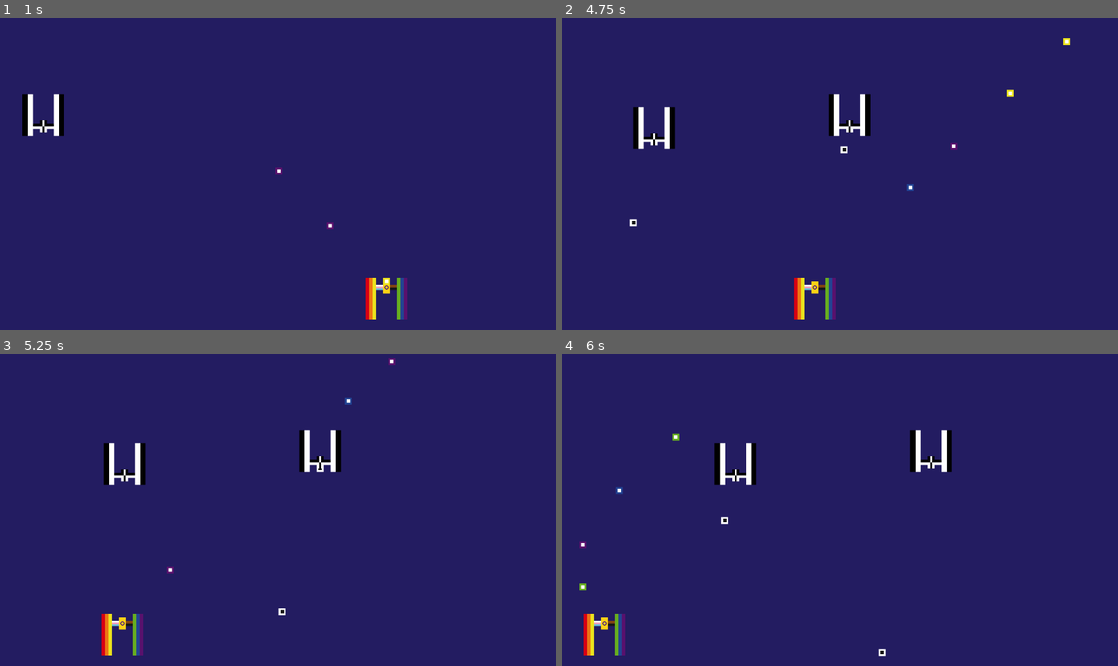
Above: before the commit, frames 1-4 (two rows, left to right).
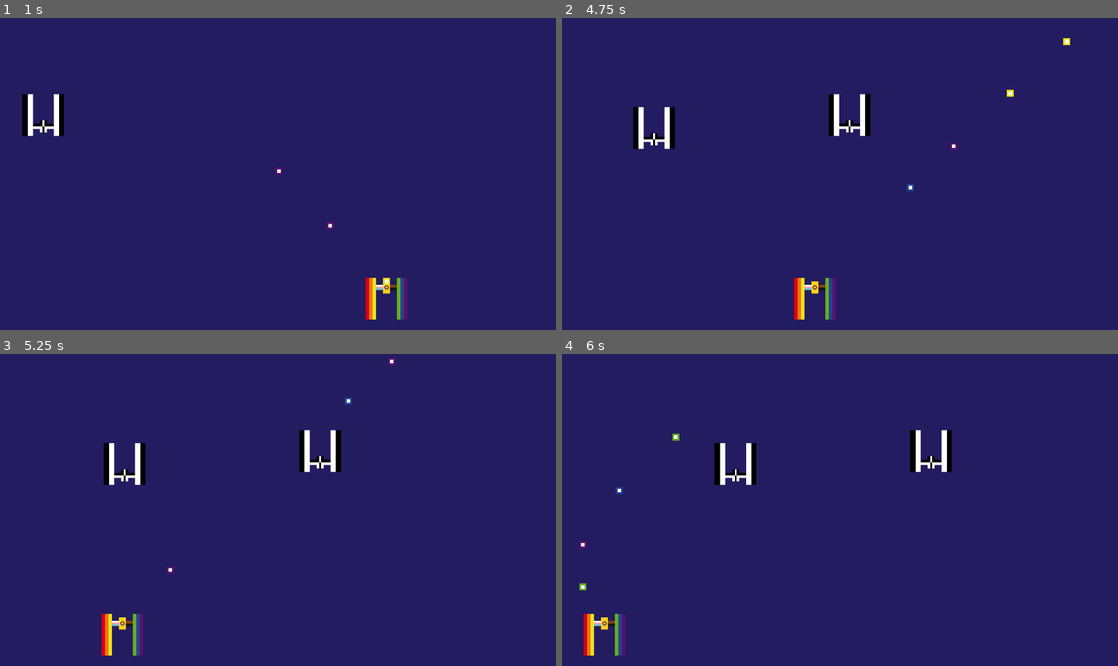
Above: after the commit, the same moments.

Repository: yndajas/qgjam-2023
Game: Godot game, scene res://main.tscn
Two runs of this game, one before a commit and one after it. Both use one fixed random seed, a clock stepped at 60 frames per second and the inputs below. The project has no main scene, so this scene is started directly.
Inputs:
- Up to frame 1 (1 s): hold Right (move_right) from 0.53 s (still down); hold Space (fire) from 0.53 s (still down)
- Up to frame 2 (4.75 s): release Right (move_right) at 1.28 s; release Space (fire) at 1.28 s; hold Left (move_left) 1.28-2.03 s; tap Space (fire) at 1.35, 2.85, 4.35 s; hold Space (fire) 2.03-2.78 s; hold Right (move_right) 2.03-3.53 s; hold Space (fire) 3.53-4.28 s; hold Left (move_left) from 3.53 s (still down)
- Up to frame 3 (5.25 s): keep holding Left (move_left); hold Space (fire) from 5.03 s (still down)
- Up to frame 4 (6 s): release Left (move_left) at 5.78 s; release Space (fire) at 5.78 s; hold Right (move_right) from 5.78 s (still down); tap Space (fire) at 5.85 s

Frame 1 is identical in both runs. In frame 2, less than 0.1% of the frame differs, in the area x 12-52%, y 40-67%; in frame 3, less than 0.1%; in frame 4, less than 0.1%.
Error after the commit: Invalid call to function 'init' in base 'RigidBody2D (bullet.gd)'. Expected 2 arguments. (res://scripts/enemy.gd:39)

Commit message:
Have character keep track of their fire sounds
The enemy will soon have their own fire sounds, so this moves
responsibility for tracking fire sounds to the character, which will
then tell the bullet which sound to use

Diff:
--- a/scenes/bullet.tscn
+++ b/scenes/bullet.tscn
@@ -1,10 +1,7 @@
-[gd_scene load_steps=7 format=3 uid="uid://cwei622gt6q2p"]
+[gd_scene load_steps=4 format=3 uid="uid://cwei622gt6q2p"]
 
 [ext_resource type="Script" path="res://scripts/bullet.gd" id="1_r42ri"]
-[ext_resource type="AudioStream" uid="uid://1i5vpk0xs7oa" path="res://assets/audio/sfx/player_fire_0.wav" id="2_eox8w"]
 [ext_resource type="Texture2D" uid="uid://ccmq844pj3me4" path="res://assets/images/sprites/bullets.png" id="2_t17fu"]
-[ext_resource type="AudioStream" uid="uid://cjppq2wekfmnq" path="res://assets/audio/sfx/player_fire_1.wav" id="3_mbbqu"]
-[ext_resource type="AudioStream" uid="uid://cqpwyt1gammql" path="res://assets/audio/sfx/player_fire_2.wav" id="4_i7nne"]
 
 [sub_resource type="RectangleShape2D" id="RectangleShape2D_q8exr"]
 size = Vector2(16, 16)
@@ -16,7 +13,6 @@
 contact_monitor = true
 linear_velocity = Vector2(2.08165e-12, -600)
 script = ExtResource("1_r42ri")
-player_fire_sounds = Array[AudioStreamWAV]([ExtResource("2_eox8w"), ExtResource("3_mbbqu"), ExtResource("4_i7nne")])
 
 [node name="Sprite2D" type="Sprite2D" parent="."]
 scale = Vector2(4, 4)
--- a/scenes/player.tscn
+++ b/scenes/player.tscn
@@ -1,7 +1,10 @@
-[gd_scene load_steps=5 format=3 uid="uid://b5jjbttu580bu"]
+[gd_scene load_steps=8 format=3 uid="uid://b5jjbttu580bu"]
 
 [ext_resource type="Script" path="res://scripts/player.gd" id="1_80y7t"]
 [ext_resource type="Texture2D" uid="uid://byn1h5gyio76d" path="res://assets/images/sprites/player.png" id="1_gsgms"]
+[ext_resource type="AudioStream" uid="uid://1i5vpk0xs7oa" path="res://assets/audio/sfx/player_fire_0.wav" id="2_lqjpo"]
+[ext_resource type="AudioStream" uid="uid://cjppq2wekfmnq" path="res://assets/audio/sfx/player_fire_1.wav" id="3_8xu3o"]
+[ext_resource type="AudioStream" uid="uid://cqpwyt1gammql" path="res://assets/audio/sfx/player_fire_2.wav" id="4_db4d7"]
 
 [sub_resource type="SpriteFrames" id="SpriteFrames_exveg"]
 animations = [{
@@ -20,6 +23,7 @@
 [node name="Player" type="CharacterBody2D"]
 collision_mask = 0
 script = ExtResource("1_80y7t")
+fire_sounds = Array[AudioStreamWAV]([ExtResource("2_lqjpo"), ExtResource("3_8xu3o"), ExtResource("4_db4d7")])
 
 [node name="AnimatedSprite2D" type="AnimatedSprite2D" parent="."]
 sprite_frames = SubResource("SpriteFrames_exveg")
--- a/scripts/bullet.gd
+++ b/scripts/bullet.gd
@@ -4,7 +4,7 @@
 const EXPECTED_EDGE_OFFSET: int = 8
 const SPRITE_COUNT: int = 6
 const SPRITE_SCALE: int = 4
-@export var player_fire_sounds: Array[AudioStreamWAV]
+var fire_sound: AudioStreamWAV
 var sprite_index: int
 @onready var sfx_player: AudioStreamPlayer = $SfxPlayer
 @onready var sprite: Sprite2D = $Sprite2D
@@ -16,7 +16,8 @@
 func _ready() -> void:
 	sprite.region_rect = Rect2(0, sprite_index * sprite_size, sprite_size, sprite_size)
 	sprite.scale = Vector2(SPRITE_SCALE, SPRITE_SCALE)
-	play_fire_sound()
+	sfx_player.stream = fire_sound
+	sfx_player.play()
 
 
 func _physics_process(_delta: float) -> void:
@@ -30,7 +31,9 @@
 		queue_free()
 
 
-func init(parent: CharacterBody2D) -> void:
+func init(parent: CharacterBody2D, sound: AudioStreamWAV) -> void:
+	fire_sound = sound
+
 	if parent.get_collision_layer_value(1):
 		set_collision_mask_value(1, false)
 	elif parent.get_collision_layer_value(2):
@@ -63,11 +66,6 @@
 	return y_position() + edge_offset <= Global.PLAYABLE_TOP_EDGE
 
 
-func play_fire_sound() -> void:
-	sfx_player.stream = player_fire_sounds.pick_random()
-	sfx_player.play()
-
-
 func reverse_direction() -> void:
 	linear_velocity.y *= -1
 
--- a/scripts/player.gd
+++ b/scripts/player.gd
@@ -2,6 +2,7 @@
 
 enum Edge { LEFT, RIGHT }
 const SPEED: float = 600.0
+@export var fire_sounds: Array[AudioStreamWAV]
 var bullet_cooldown: float = 0
 @onready var player_edge_offset: float = (
 	$AnimatedSprite2D.get_sprite_frames().get_frame_texture("default", 0).get_size()[0] / 2.0
@@ -29,7 +30,7 @@
 
 func fire() -> void:
 	var bullet: RigidBody2D = Global.bullet_scene.instantiate()
-	bullet.init(self)
+	bullet.init(self, fire_sounds.pick_random())
 	bullet_cooldown = 0.2
 
 
